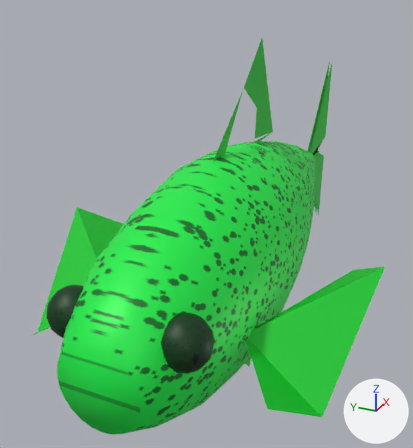
The glTF model public/models/zebra-danio-glofish-green.glb as it was, and as the next commit left it.
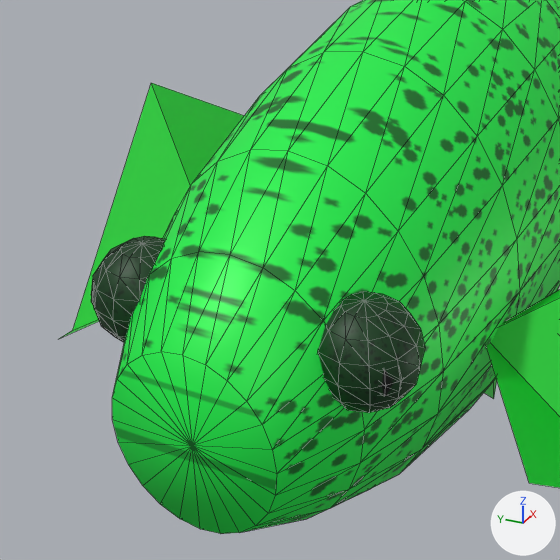
Each version appears first whole from a 50 mm lens placed at (-2.347, -0.927, 1.264), pointed at (0.267, 0.249, -0.042), and next in a close-up on the part from 0% to 68% of the width and 37% to 100% of the height. The axes (+X, +Y, +Z) are drawn at lower right. The lights are the same throughout. The older version's two pictures come first. The close-ups show mesh edges as thin lines. Vertices at exactly the same position are counted once.

Names of what the first close-up shows: 'zebra_danio'.
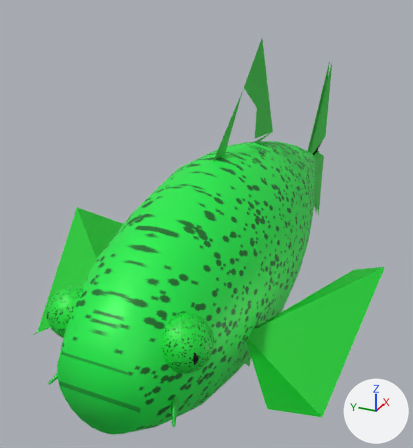
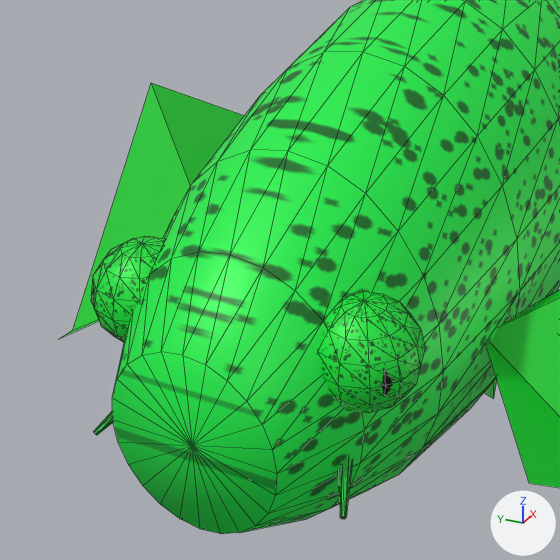
What differs and where, as boxes [x1, y1, x2, y2] in the close-ups (560 x 560 px):
part 1 of me_fish, added
    after: [338, 459, 352, 519]
part 2 of me_fish, added
    after: [93, 411, 113, 435]
part 3 of me_fish, recoloured
    both: [91, 236, 425, 413]

The change, as a list of edits to the scene's bpy script:
```text
Change me_fish:
    used by ob_zebra_danio; location = (0.0, 0.0, 0.0)
    remove me_fish.from_pydata(...)  # 584 vertices, 1089 faces; spans x -1.15..1.95, y -0.75..0.75, z -0.95..0.95
    add me_fish.from_pydata(...)  # 630 vertices, 1169 faces; spans x -1.15..1.95, y -0.75..0.75, z -0.95..0.95
    me_fish part 1: a new loose piece of 14 vertices spanning x -1.1..-0.94, y -0.25..-0.16, z -0.1..0.0, in mat_fish_material
    me_fish part 2: a new loose piece of 14 vertices spanning x -1.1..-0.94, y 0.16..0.25, z -0.1..0.0, in mat_fish_material
    me_fish part 3: 336 kept faces spanning x -1.05..-0.85, y -0.32..0.32, z 0.02..0.22 get new vertex colours; the middle colour goes from greyish blue #3f3f50 to pale yellow #f9f3da
    other edits to the shape of me_fish do not show in these pictures
```
